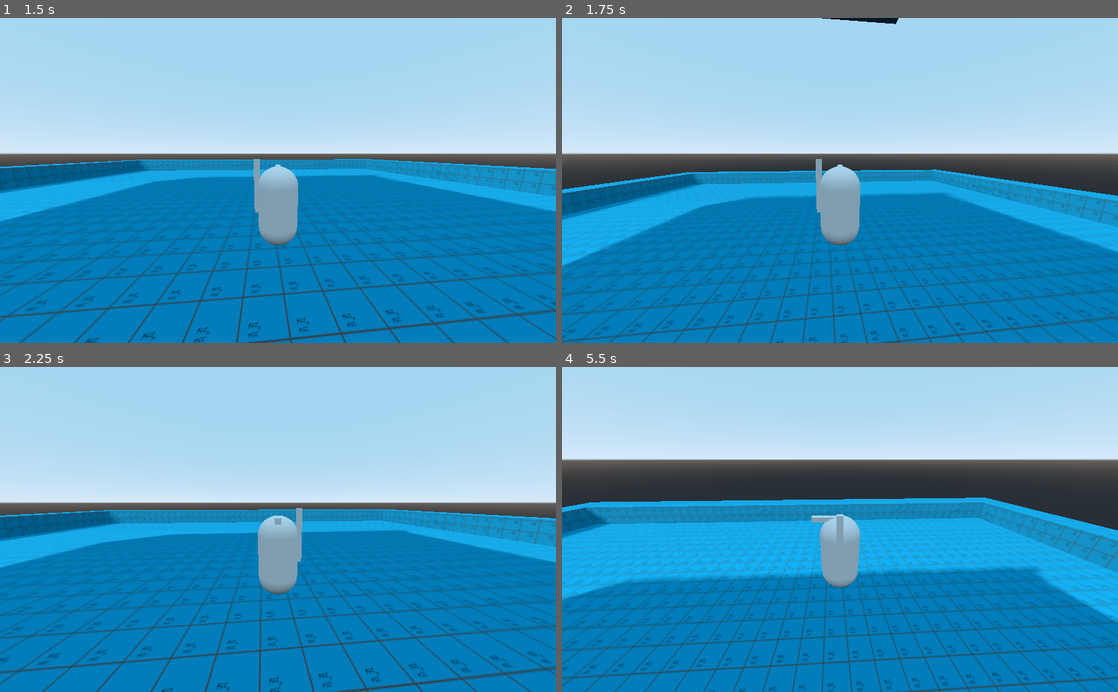
Above: before the commit, frames 1-4 (two rows, left to right).
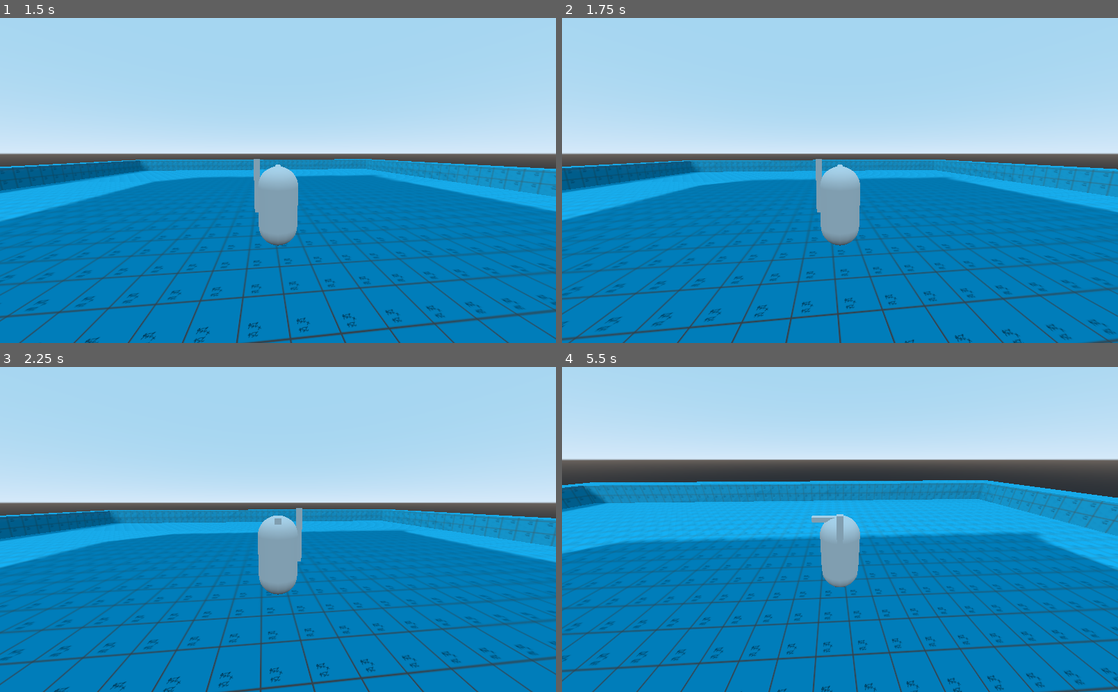
Above: after the commit, the same moments.

Repository: Valcuda/D.K.P.
Game: Godot game, scene res://Scenes/Test Levels/Title_Test.tscn
Same seed, same stepped clock (60 frames per second), same inputs: the game is played once before the commit and once after it.
Inputs (mouse positions are in pixels of both pictures, inside the frame that each line leads up to):
- Up to frame 1 (1.5 s): click "TestLevel 1" at 0.5 s; tap Enter at 1.25 s; move the mouse to (305, 180) at 1.27 s; hold W (Move_forward) from 1.28 s (still down); hold Middle mouse button (CamControlToggle) from 1.28 s (still down)
- Up to frame 2 (1.75 s): keep holding W (Move_forward); keep holding Middle mouse button (CamControlToggle); tap Space (Move_jump) at 1.52 s
- Up to frame 3 (2.25 s): move the mouse to (166, 545) at 2.02 s; release W (Move_forward) at 2.03 s; release Middle mouse button (CamControlToggle) at 2.03 s; hold S (Move_backward) from 2.03 s (still down); tap Shift (Move_run) at 2.1 s
- Up to frame 4 (5.5 s): tap Space (Move_jump) at 2.27, 3.77, 4.52, 5.27 s; move the mouse to (895, 458) at 2.77 s; release S (Move_backward) at 2.78 s; hold D (Move_right) 2.78-3.53 s; hold Middle mouse button (CamControlToggle) 2.78-3.53 s; move the mouse to (834, 536) at 3.52 s; hold W (Move_forward) 3.53-5.03 s; tap Shift (Move_run) at 3.6, 5.1 s; move the mouse to (878, 532) at 4.27 s; hold Middle mouse button (CamControlToggle) 4.28-5.03 s; move the mouse to (673, 480) at 5.02 s; hold A (Move_left) from 5.03 s (still down)

Frame 1 is identical in both runs. In frame 2, 22% of the frame differs, in the area x 0-100%, y 0-100%; in frame 3, 6.7%; in frame 4, 32%, in the area x 0-100%, y 34-100%.

Commit message:
Re-implemented walking
Got walking working with the state manager

Diff:
--- a/Dev/Players/BasePlayerControler.gd
+++ b/Dev/Players/BasePlayerControler.gd
@@ -42,7 +42,7 @@
 	DEAD,
 }
 
-export var cur_state = CurState.RUN
+var cur_state = CurState.RUN
 
 
 func _ready():
@@ -50,6 +50,7 @@
 
 
 func _unhandled_input(event):
+
 	if event.is_action_pressed("CamControlToggle"):
 		if Input.get_mouse_mode() == Input.MOUSE_MODE_CAPTURED:
 			Input.set_mouse_mode(Input.MOUSE_MODE_VISIBLE)
@@ -62,18 +63,25 @@
 
 
 func _physics_process(delta):
-	run()
-	var input_vector = get_input_vector()
-	var LastInputVector = input_vector
-	var direction = get_direction(input_vector)
-	apply_movement(input_vector, direction, delta)
-	apply_friction(direction, delta)
-	apply_gravity(delta)
-	update_snap_vector()
-	jump()
-	apply_controller_rotation()
+	var direction = get_direction(LastInputVector)
+	state_man(delta, direction)
+
 	spring_arm.rotation.x = clamp(spring_arm.rotation.x, deg2rad(camLowerBound), deg2rad(camUpperBound))
-	velocity = move_and_slide_with_snap(velocity,  snap_vector, Vector3.UP, true)
+	pass
+
+	#Ignore this code
+#	run()
+#	var input_vector = get_input_vector()
+#	var LastInputVector = input_vector
+#	#var direction = get_direction(input_vector)
+#	apply_movement(input_vector, direction, delta)
+#	apply_friction(direction, delta)
+#	apply_gravity(delta)
+#	update_snap_vector()
+#	jump()
+#	apply_controller_rotation()
+#	spring_arm.rotation.x = clamp(spring_arm.rotation.x, deg2rad(camLowerBound), deg2rad(camUpperBound))
+#	velocity = move_and_slide_with_snap(velocity,  snap_vector, Vector3.UP, true)
 
 
 func get_direction(input_vector):
@@ -103,11 +111,19 @@
 func update_snap_vector():
 	snap_vector = -get_floor_normal() if is_on_floor() else Vector3.DOWN
 
-func state_man(delta, direction, input_vector):
+func state_man(delta, last_direction):
 	if cur_state == CurState.RUN:
 		run()
+		var input_vector = get_input_vector()
+		var LastInputVector = input_vector
+		var direction = get_direction(input_vector)
+		apply_movement(input_vector, direction, delta)
+		apply_friction(direction, delta)
+		apply_gravity(delta)
+		update_snap_vector()
+		velocity = move_and_slide_with_snap(velocity,  snap_vector, Vector3.UP, true)
 	if cur_state == CurState.INAIR:
-		in_air(delta, direction, input_vector)
+		in_air(delta, last_direction, LastInputVector)
 	pass
 
 
--- a/Dev/Players/BaseTest/PlayerBaseTest.tscn
+++ b/Dev/Players/BaseTest/PlayerBaseTest.tscn
@@ -1,7 +1,7 @@
 [gd_scene load_steps=9 format=2]
 
 [ext_resource path="res://Dev/Coliders/HitBox.tscn" type="PackedScene" id=1]
-[ext_resource path="res://Dev/Players/PlayerBase0.gd" type="Script" id=2]
+[ext_resource path="res://Dev/Players/BasePlayerControler.gd" type="Script" id=2]
 [ext_resource path="res://Dev/Players/BaseTest/PlayerBaseTest_Material.tres" type="Material" id=3]
 
 [sub_resource type="CapsuleShape" id=1]
@@ -29,7 +29,6 @@
 collision_layer = 2
 collision_mask = 261
 script = ExtResource( 2 )
-canRun = true
 
 [node name="CollisionShape" type="CollisionShape" parent="."]
 transform = Transform( 1, 0, 0, 0, -4.37114e-08, -1, 0, 1, -4.37114e-08, 0, 0, 0 )
--- a/Dev/Players/PlayerBase0.gd
+++ b/Dev/Players/PlayerBase0.gd
@@ -7,7 +7,8 @@
 #CHANGE CharacterID IN PLAYER SCRIPT
 #This allows the game to differentiate between each character
 #The Tens value should change for each unique player, while the ones value should be for different forms.
-export var CharacterID: int = 10
+#All Values begining with 1 are reserved for BaseTest_
+var CharacterID: int = 10
 
 func _onready():
 	pass
--- a/Scenes/Test Levels/TestLevel1.tscn
+++ b/Scenes/Test Levels/TestLevel1.tscn
@@ -1,7 +1,8 @@
-[gd_scene load_steps=6 format=2]
+[gd_scene load_steps=7 format=2]
 
 [ext_resource path="res://Dev/Players/BaseTest/PlayerBaseTest.tscn" type="PackedScene" id=1]
 [ext_resource path="res://Dev/Materials/Dev Material 1.tres" type="Material" id=2]
+[ext_resource path="res://Dev/Players/PlayerBase0.gd" type="Script" id=3]
 
 [sub_resource type="ArrayMesh" id=3]
 surfaces/0 = {
@@ -39,6 +40,9 @@
 
 [node name="PlayerBaseTest" parent="." instance=ExtResource( 1 )]
 transform = Transform( 1, 0, 0, 0, 1, 0, 0, 0, 1, -0.956459, 3.89611, 0.0380273 )
+script = ExtResource( 3 )
+jump_impulse = 30.0
+canRun = true
 
 [node name="DirectionalLight" type="DirectionalLight" parent="."]
 transform = Transform( 0.631826, 0.551176, 0.544977, 0, -0.703097, 0.711094, 0.77511, -0.449288, -0.444235, 11.5715, 6.70167, 9.28282 )
